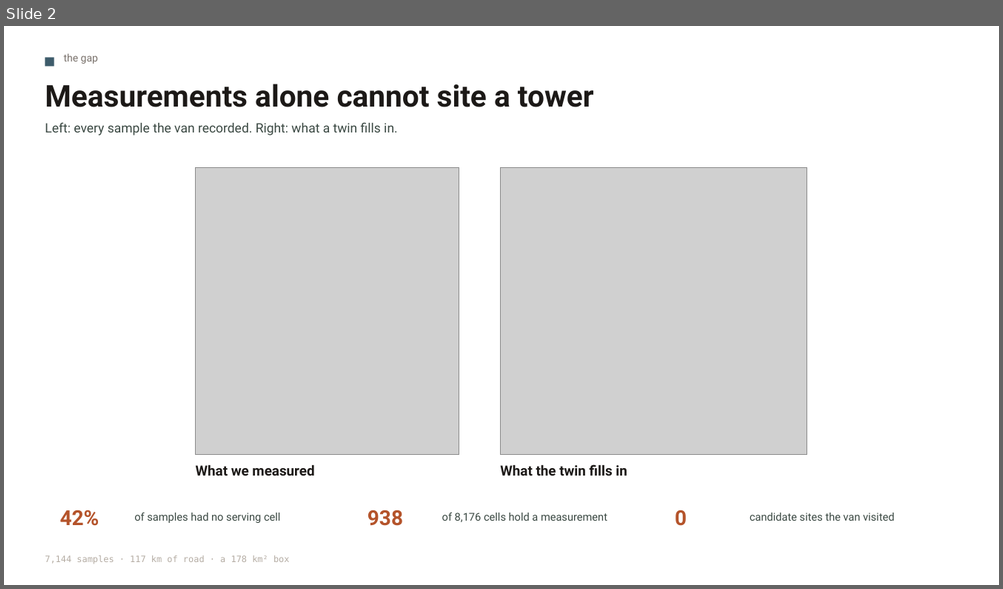
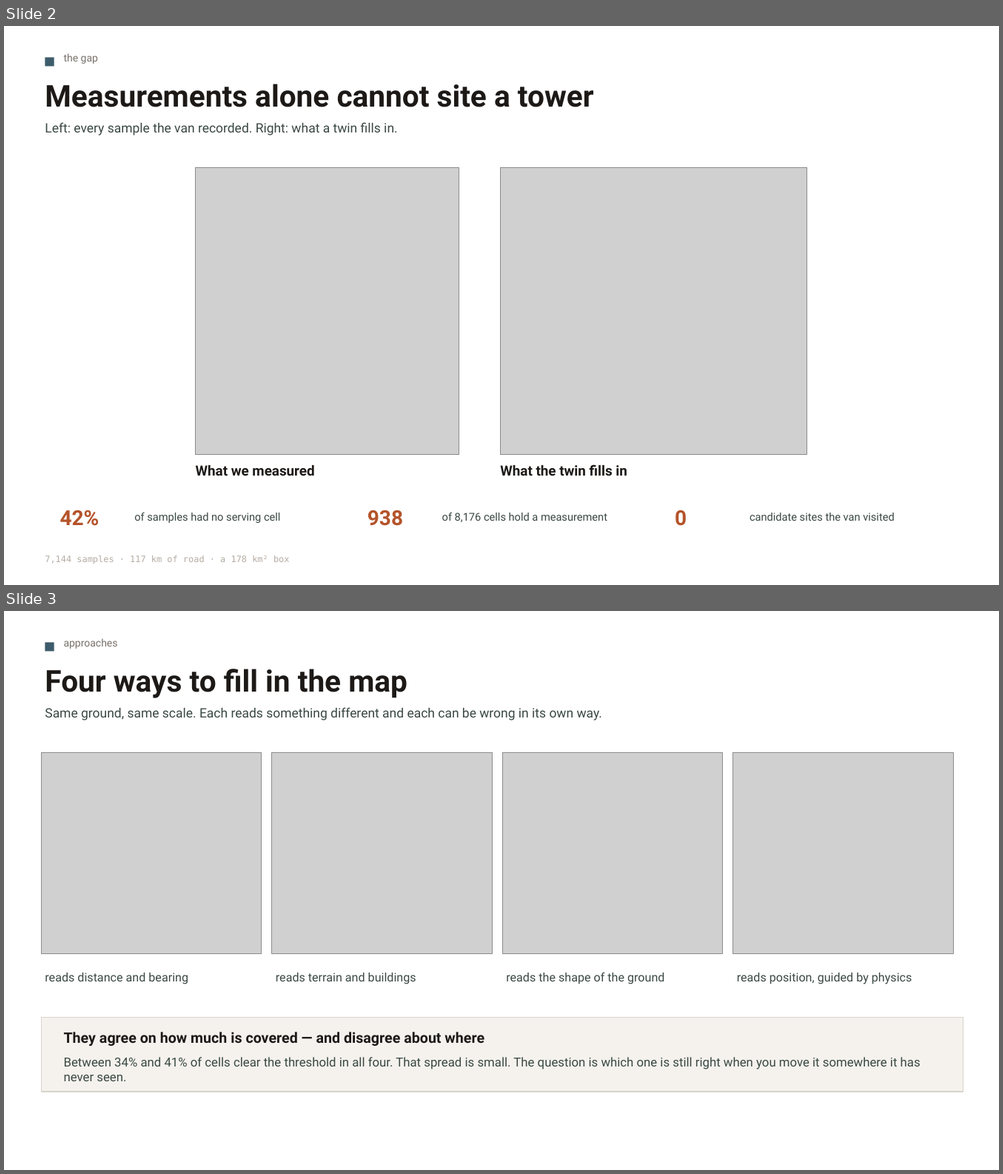
Before and after one commit to mtang724/arathon-c03-rural-infrastructure-placement, a slide deck: ARA_Challenge3.pptx. Shown one above the other, each under a label of ours: slide 2 before the commit, slides 2 and 3 after it. The pictures are 1003x589 and 1003x1174 pixels, drawn with LibreOffice and Linux fonts; fonts in the diff are those of the drawing; grey boxes stand for pictures. Boxes give left, top, right and bottom in pixels: in the first picture for what was removed or moved away, otherwise in the second. Text is boxed around its words. In the diff, an @@ line names an element or a change of style, - is before the commit and + after.

```diff
--- a/ARA_Challenge3.pptx
+++ b/ARA_Challenge3.pptx
@@ slide 3 added at [4,611,999,1170], background #FFFFFF @@
@@ rectangle added at [45,642,54,651], fill #3E5C6B @@
@@ text added at [64,638,118,649], 10 pt, text #79716B @@
+approaches
@@ text added at [45,669,407,698], 29 pt, text #1C1917, bold @@
+Four ways to fill in the map
@@ text added at [45,707,602,721], 12.5 pt, text #3A4842 @@
+Same ground, same scale. Each reads something different and each can be wrong in its own way.
@@ picture added at [41,753,262,954] @@
@@ picture added at [272,753,492,954] @@
@@ picture added at [503,753,723,954] @@
@@ picture added at [733,753,953,954] @@
@@ text added at [45,973,188,985], 11.5 pt, text #3A4842 @@
+reads distance and bearing
@@ text added at [276,973,416,985], 11.5 pt, text #3A4842 @@
+reads terrain and buildings
@@ text added at [506,972,664,985], 11.5 pt, text #3A4842 @@
+reads the shape of the ground
@@ text added at [737,973,912,985], 11.5 pt, text #3A4842 @@
+reads position, guided by physics
@@ rectangle added at [41,1017,963,1092], fill #F5F2EE, outline #D9D3CB 1 pt @@
@@ text added at [64,1032,484,1046], 14 pt, text #1C1917, bold @@
+They agree on how much is covered — and disagree about where
@@ text added at [64,1057,920,1082], 12 pt, text #3A4842 @@
+Between 34% and 41% of cells clear the threshold in all four. That spread is small. The question is which one is still right when you move it somewhere it has never seen.
```
Also in this commit, not shown: 1 slide removed, 6 other files.
